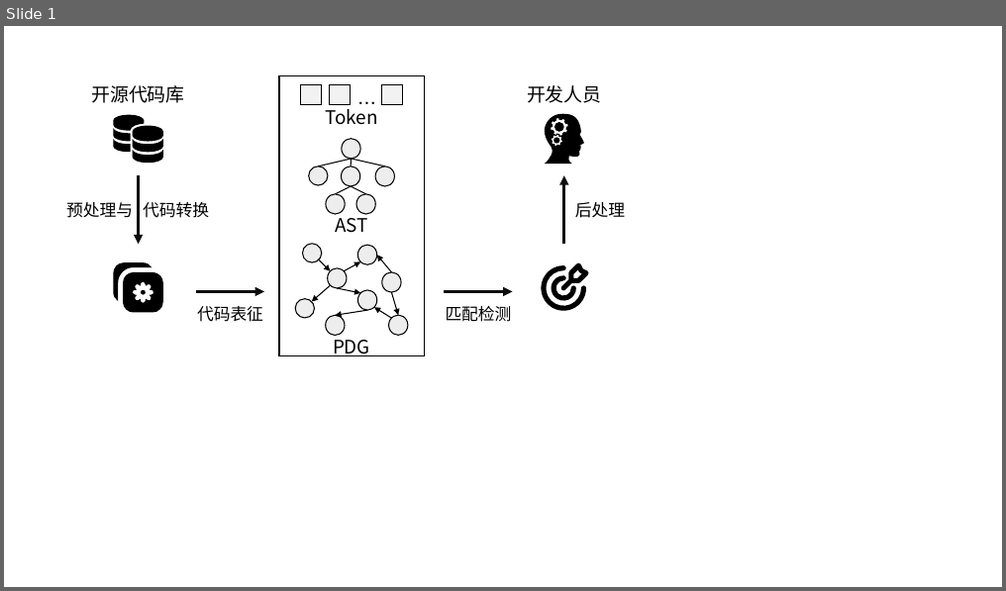
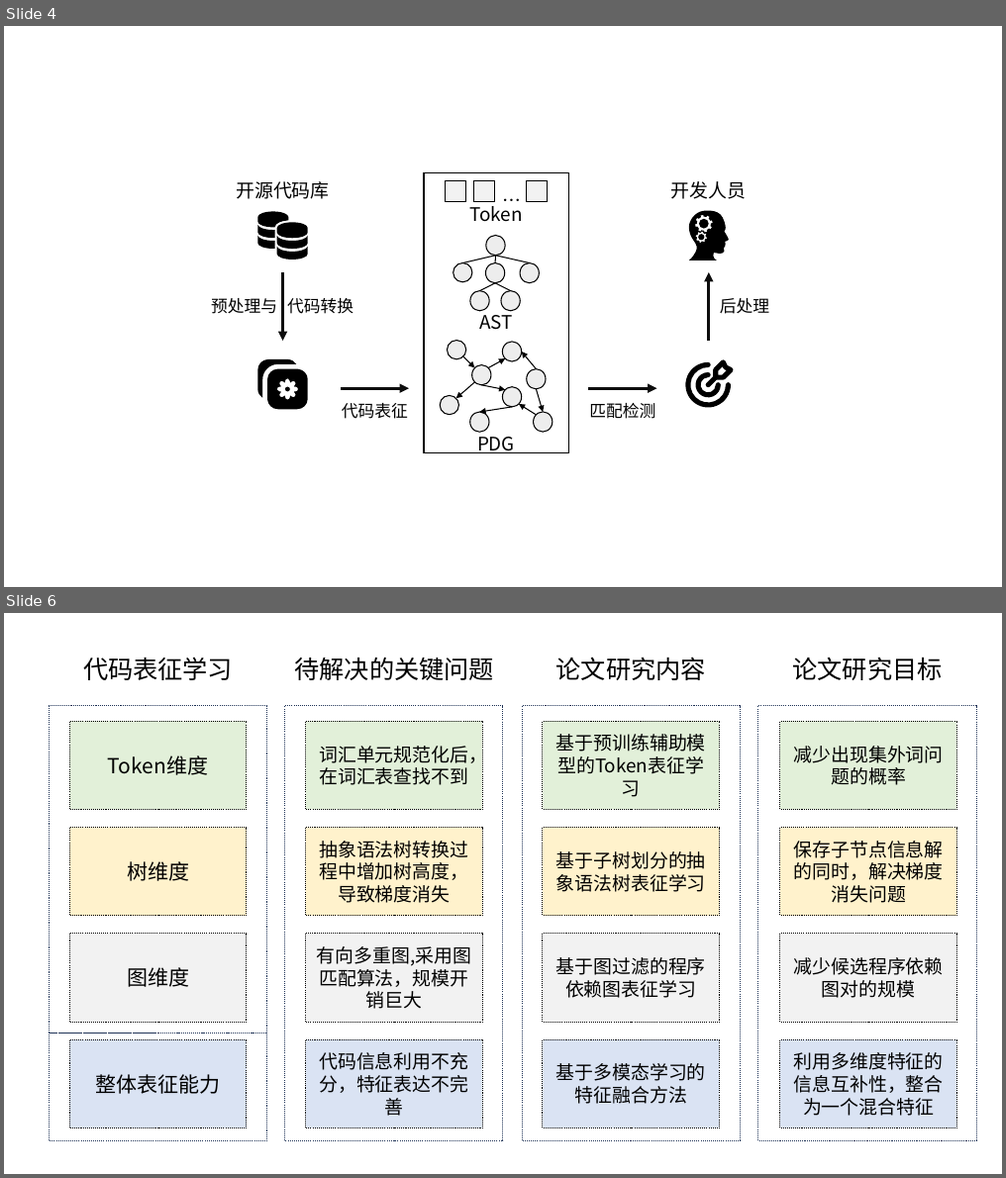
Before and after one commit to Wangdan-code/New_Graduation_Thesis, a slide deck: graduate-thesis/figures/ppt.pptx. Shown one above the other, each under a label of ours: slide 1 before the commit, slides 4 and 6 after it; the slides between them are not shown. The pictures are 1006x591 and 1006x1178 pixels, drawn with LibreOffice and Linux fonts; fonts in the diff are those of the drawing. Boxes give left, top, right and bottom in pixels: in the first picture for what was removed or moved away, otherwise in the second. Text is boxed around its words. In the diff, an @@ line names an element or a change of style, - is before the commit and + after.

```diff
--- a/graduate-thesis/figures/ppt.pptx
+++ b/graduate-thesis/figures/ppt.pptx
@@ slide 6 added at (4,613,1002,1174), background #FFFFFF @@
@@ text added at (83,657,233,680), 24 pt, text #000000 @@
+代码表征学习
@@ text added at (295,657,495,680), 24 pt, text #000000 @@
+待解决的关键问题
@@ text added at (556,657,706,680), 24 pt, text #000000 @@
+论文研究内容
@@ text added at (792,657,942,680), 24 pt, text #000000 @@
+论文研究目标
@@ rectangle added at (49,706,266,1033), outline #1E3256 1 pt dashed @@
@@ rectangle added at (70,721,247,809), fill #E2F0D9, outline #000000 1 pt dashed, 20 pt, text #000000 @@
+Token维度
@@ rectangle added at (285,706,503,1141), outline #1E3256 1 pt dashed @@
@@ rectangle added at (306,721,482,809), fill #E2F0D9, outline #000000 1 pt dashed, 18 pt, text #000000 @@
+词汇单元规范化后，在词汇表查找不到
@@ rectangle added at (522,706,740,1141), outline #1E3256 1 pt dashed @@
@@ rectangle added at (543,721,720,809), fill #E2F0D9, outline #000000 1 pt dashed, 18 pt, text #000000 @@
+基于预训练辅助模型的Token表征学习
@@ rectangle added at (758,706,976,1141), outline #1E3256 1 pt dashed @@
@@ rectangle added at (780,721,957,809), fill #E2F0D9, outline #000000 1 pt dashed, 18 pt, text #000000 @@
+减少出现集外词问题的概率
@@ rectangle added at (70,827,247,916), fill #FFF2CC, outline #000000 1 pt dashed, 20 pt, text #000000 @@
+树维度
@@ rectangle added at (306,827,482,916), fill #FFF2CC, outline #000000 1 pt dashed, 18 pt, text #000000 @@
+抽象语法树转换过程中增加树高度，导致梯度消失
@@ rectangle added at (543,827,720,916), fill #FFF2CC, outline #000000 1 pt dashed, 18 pt, text #000000 @@
+基于子树划分的抽象语法树表征学习
@@ rectangle added at (780,827,957,916), fill #FFF2CC, outline #000000 1 pt dashed, 18 pt, text #000000 @@
+保存子节点信息解的同时，解决梯度消失问题
@@ rectangle added at (70,934,247,1022), fill #F2F2F2, outline #000000 1 pt dashed, 20 pt, text #000000 @@
+图维度
@@ rectangle added at (306,934,482,1022), fill #F2F2F2, outline #000000 1 pt dashed, 18 pt, text #000000 @@
+有向多重图,采用图匹配算法，规模开销巨大
@@ rectangle added at (543,934,720,1022), fill #F2F2F2, outline #000000 1 pt dashed, 18 pt, text #000000 @@
+基于图过滤的程序依赖图表征学习
@@ rectangle added at (780,934,957,1022), fill #F2F2F2, outline #000000 1 pt dashed, 18 pt, text #000000 @@
+减少候选程序依赖图对的规模
@@ rectangle added at (49,1033,266,1141), outline #1E3256 1 pt dashed @@
@@ rectangle added at (70,1040,247,1128), fill #DAE3F3, outline #000000 1 pt dashed, 20 pt, text #000000 @@
+整体表征能力
@@ rectangle added at (306,1040,482,1128), fill #DAE3F3, outline #000000 1 pt dashed, 18 pt, text #000000 @@
+代码信息利用不充分，特征表达不完善
@@ rectangle added at (543,1040,720,1128), fill #DAE3F3, outline #000000 1 pt dashed, 18 pt, text #000000 @@
+基于多模态学习的特征融合方法
@@ rectangle added at (780,1040,957,1128), fill #DAE3F3, outline #000000 1 pt dashed, 18 pt, text #000000 @@
+利用多维度特征的信息互补性，整合为一个混合特征
@@ what was slide 1 is now slide 4 @@
@@ slide 4 changed as well @@
@@ 12 ellipses, 11 arrows, 5 lines, 4 freeform shapes, 3 texts, 3 rectangles: place and size @@
-12 ellipses, 11 arrows, 5 lines, 4 freeform shapes, 3 texts, 3 rectangles at (113,84,589,357)
+12 ellipses, 11 arrows, 5 lines, 4 freeform shapes, 3 texts, 3 rectangles at (257,181,734,454)
@@ 8 texts, 2 ellipses, 1 arrow, 1 rectangle: place and size @@
-8 texts, 2 ellipses, 1 arrow, 1 rectangle at (66,76,625,357)
+8 texts, 2 ellipses, 1 arrow, 1 rectangle at (211,173,769,454)
```
Also in this commit, not shown: 5 other slides added, 8 other files.
